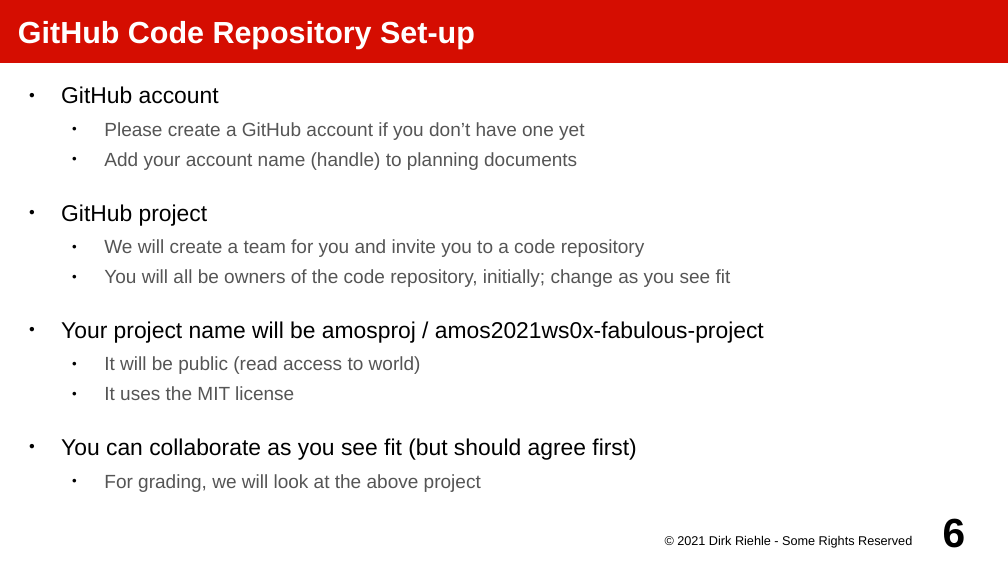
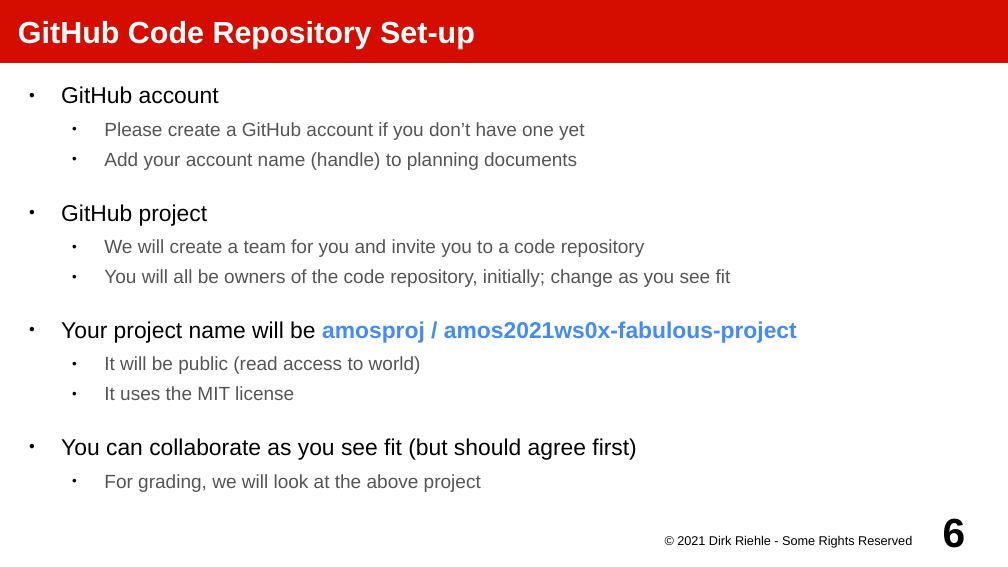
Before and after one commit to dirkriehle/amos-course, a slide deck: slide 6 of Lecture slides/AMOS A02 - Project Setup.odp. Drawn at 1008x567 pixels with LibreOffice and Linux fonts; fonts in the diff are those of the drawing. Boxes give left, top, right and bottom in pixels: in the first picture for what was removed or moved away, otherwise in the second. Text is boxed around its words. In the diff, an @@ line names an element or a change of style, - is before the commit and + after.

```diff
--- a/Lecture slides/AMOS A02 - Project Setup.odp
+++ b/Lecture slides/AMOS A02 - Project Setup.odp
@@ text at (61,321,797,343): text colour #000000 to #448AFF, bold on in "amosproj / amos2021ws0x-fabulous-project" @@
```
Also in this commit, not shown: 7 other slides changed, 25 other files.
